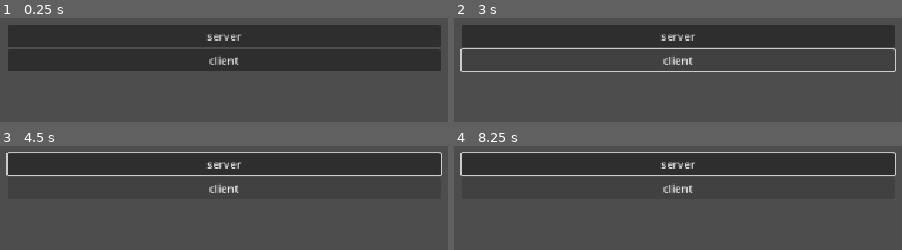
Above: before the commit, frames 1-4 (two rows, left to right).
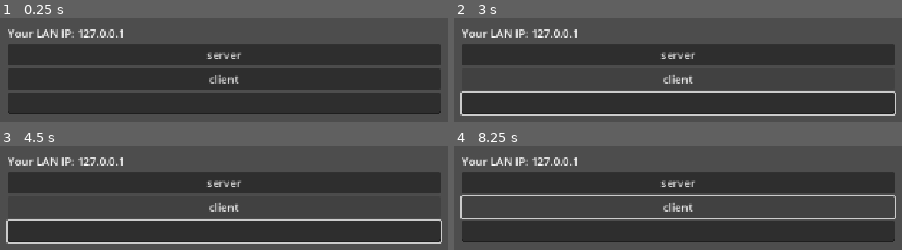
Above: after the commit, the same moments.

Repository: Hieu-379-iiiiii/2d-multi-player
Game: Godot game, scene res://scenes/main.tscn
Two runs of this game, one before a commit and one after it. Both use one fixed random seed, a clock stepped at 60 frames per second and the inputs below.
Inputs:
- Up to frame 1 (0.25 s): no input
- Up to frame 2 (3 s): click "server" at 0.5 s; click "client" at 1.25 s; tap Enter at 2 s; hold Right (ui_right) 2.03-2.78 s; tap Space at 2.75 s; hold Down (ui_down) from 2.78 s (still down)
- Up to frame 3 (4.5 s): tap Enter at 3.5 s; release Down (ui_down) at 3.53 s; hold Right (ui_right) 3.53-4.28 s; tap Space at 4.25 s; hold Up (ui_up) from 4.28 s (still down)
- Up to frame 4 (8.25 s): release Up (ui_up) at 5.03 s; hold Left (ui_left) 5.03-6.53 s; hold Down (ui_down) 6.53-7.28 s; tap Enter at 7.25 s; hold Right (ui_right) 7.28-8.03 s; tap Space at 8 s; hold Up (ui_up) from 8.03 s (still down)

The runs differ from the first frame. In frame 1, 60% of the frame differs, in the area x 1-99%, y 6-93%; in frame 2, 45%; in frame 3, 44%; in frame 4, 42%.

Commit message:
change from server style to hosting style

Diff:
--- a/scenes/UI.tscn
+++ b/scenes/UI.tscn
@@ -18,6 +18,9 @@
 offset_right = 920.0
 offset_bottom = 529.0
 
+[node name="IPLable" type="Label" parent="VBoxContainer" unique_id=1149225868]
+layout_mode = 2
+
 [node name="server" type="Button" parent="VBoxContainer" unique_id=124443422]
 layout_mode = 2
 text = "server"
@@ -26,5 +29,8 @@
 layout_mode = 2
 text = "client"
 
+[node name="IPLineEdit" type="LineEdit" parent="VBoxContainer" unique_id=69307931]
+layout_mode = 2
+
 [connection signal="pressed" from="VBoxContainer/server" to="." method="_on_server_pressed"]
 [connection signal="pressed" from="VBoxContainer/client" to="." method="_on_client_pressed"]
--- a/scenes/player.tscn
+++ b/scenes/player.tscn
@@ -15,3 +15,5 @@
 
 [node name="CollisionShape2D" type="CollisionShape2D" parent="." unique_id=719745100]
 shape = SubResource("RectangleShape2D_o6rod")
+
+[node name="Camera2D" type="Camera2D" parent="." unique_id=1332453427]
--- a/scripts/network_handler.gd
+++ b/scripts/network_handler.gd
@@ -1,85 +1,116 @@
 extends Node
 
-# server signal
+# server signals
 signal on_peer_connected(peer_id: int)
 signal on_peer_disconnected(peer_id: int)
 signal on_server_packet(peer_id: int , data: PackedByteArray)
-
 
 # client signals
 signal on_connected_to_server()
 signal on_disconnected_from_server()
 signal on_client_packet(data: PackedByteArray)
-#server var
+
+# server var
 var available_peer_ids: Array = range(255, -1, -1)
 var client_peers: Dictionary[int, ENetPacketPeer]
-#client var
+var connection: ENetConnection # Server host connection
+
+# client var
+var client_connection: ENetConnection # Used if client or hosting-as-client
 var server_peer: ENetPacketPeer
 
-#General var
-var connection: ENetConnection
+# General var
 var is_server: bool = false
+var is_host: bool = false
 
 func _process(delta: float) -> void:
-	if (connection == null): return
-	handle_events()
+	if connection != null:
+		handle_server_events()
+	if client_connection != null and not is_server:
+		handle_client_events()
+	elif is_host and client_connection != null:
+		handle_client_events()
 
-func handle_events() -> void:
+func handle_server_events() -> void:
 	var packet_event: Array = connection.service()
+	if packet_event.is_empty(): return
+	var event_type: ENetConnection.EventType = packet_event[0]
 
-	# Keep looping as long as service() returns an event
-	while not packet_event.is_empty():
-		var event_type: ENetConnection.EventType = packet_event[0]
-
-		if event_type == ENetConnection.EVENT_NONE:
-			break
-
+	while(event_type != ENetConnection.EVENT_NONE):
 		var peer: ENetPacketPeer = packet_event[1]
 
 		match event_type:
 			ENetConnection.EVENT_ERROR:
-				push_warning("Package got unknown error")
+				push_warning("Server socket error")
 				return
+			ENetConnection.EVENT_CONNECT:
+				peer_connected(peer)
+			ENetConnection.EVENT_DISCONNECT:
+				peer_disconnected(peer)
+			ENetConnection.EVENT_RECEIVE:
+				on_server_packet.emit(peer.get_meta("id"), peer.get_packet())
 
+		packet_event = connection.service()
+		if packet_event.is_empty(): break
+		event_type = packet_event[0]
+
+func handle_client_events() -> void:
+	var packet_event: Array = client_connection.service()
+	if packet_event.is_empty(): return
+	var event_type: ENetConnection.EventType = packet_event[0]
+
+	while(event_type != ENetConnection.EVENT_NONE):
+		var peer: ENetPacketPeer = packet_event[1]
+
+		match event_type:
+			ENetConnection.EVENT_ERROR:
+				push_warning("Client socket error")
+				return
 			ENetConnection.EVENT_CONNECT:
-				if (is_server):
-					peer_connected(peer)
-				else:
-					connected_to_server()
+				print("Connected to server successfully")
+				on_connected_to_server.emit()
+			ENetConnection.EVENT_DISCONNECT:
+				disconnected_to_server()
+				return
+			ENetConnection.EVENT_RECEIVE:
+				on_client_packet.emit(peer.get_packet())
 
-			ENetConnection.EVENT_DISCONNECT:
-				if (is_server):
-					peer_disconnected(peer)
-				else:
-					disconnected_to_server()
-					return
+		packet_event = client_connection.service()
+		if packet_event.is_empty(): break
+		event_type = packet_event[0]
 
-			ENetConnection.EVENT_RECEIVE:
-				if (is_server):
-					on_server_packet.emit(peer.get_meta("id"), peer.get_packet())
-				else:
-					on_client_packet.emit(peer.get_packet())
+func get_local_ip() -> String:
+	for ip in IP.get_local_addresses():
+		if ip.begins_with("192.168.") or ip.begins_with("10.") or ip.begins_with("172."):
+			if not ip.contains(":"): # make sure it IPv4, abit limited but i'll take it
+				return ip
+	return "127.0.0.1"
 
-		# Fetch the next event in the queue before the loop repeats
-		packet_event = connection.service()
+func start_server(ip_address: String = "0.0.0.0", port: int = 42869) -> void:
+	is_server = true
+	is_host = true
 
-func start_server(ip_address: String = "127.0.0.1", port: int = 42869) -> void:
+	# host bound (0.0.0.0) for LAN access
 	connection = ENetConnection.new()
 	var error: Error = connection.create_host_bound(ip_address, port)
 	if (error):
-		print("Server failed", error_string(error))
+		print("Server failed: ", error_string(error))
 		connection = null
 		return
 
-	print("server started")
-	is_server = true
+	print("Server started on port ", port)
+
+	# connect the host as a client to itself
+	client_connection = ENetConnection.new()
+	client_connection.create_host(1)
+	server_peer = client_connection.connect_to_host("127.0.0.1", port)
 
 func peer_connected(peer: ENetPacketPeer) -> void:
 	var peer_id: int = available_peer_ids.pop_back()
 	peer.set_meta("id", peer_id)
 	client_peers[peer_id] = peer
 
-	print("peer conntected with id:", peer_id)
+	print("Peer connected with ID: ", peer_id)
 	on_peer_connected.emit(peer_id)
 
 func peer_disconnected(peer: ENetPacketPeer) -> void:
@@ -87,29 +118,33 @@
 	available_peer_ids.push_back(peer_id)
 	client_peers.erase(peer_id)
 
-	print("disconnected: ", peer_id)
+	print("Peer disconnected: ", peer_id)
 	on_peer_disconnected.emit(peer_id)
 
 func start_client(ip_address: String = "127.0.0.1", port: int = 42869) -> void:
-	connection = ENetConnection.new()
-	var error: Error = connection.create_host(1)
+	is_server = false
+	is_host = false
+
+	client_connection = ENetConnection.new()
+	var error: Error = client_connection.create_host(1)
 	if (error):
-		print("Client failed", error_string(error))
-		connection = null
+		print("Client failed: ", error_string(error))
+		client_connection = null
 		return
 
-	print("client started")
-	server_peer = connection.connect_to_host(ip_address, port)
+	print("Connecting to server at ", ip_address, "...")
+	server_peer = client_connection.connect_to_host(ip_address, port)
 
 func disconnect_client() -> void:
-	if (is_server): return
-	server_peer.peer_disconnect()
+	if is_server: return
+	if client_connection and server_peer:
+		server_peer.peer_disconnect()
+		client_connection = null
 
 func connected_to_server() -> void:
-	print("connect to server done")
 	on_connected_to_server.emit()
 
 func disconnected_to_server() -> void:
-	print("disconnected from server")
+	print("Disconnected from server")
 	on_disconnected_from_server.emit()
-	connection = null
+	client_connection = null
--- a/scripts/player.gd
+++ b/scripts/player.gd
@@ -5,7 +5,8 @@
 
 var owner_id: int
 var is_authority: bool:
-	get:return !NetworkHandler.is_server && owner_id == ClientNetworkGlobal.id
+	get:
+		return owner_id == ClientNetworkGlobal.id
 
 func _enter_tree() -> void:
 	ServerNetworkGlobal.handle_player_position.connect(server_handle_player_position)
--- a/scripts/player_spawner.gd
+++ b/scripts/player_spawner.gd
@@ -2,13 +2,15 @@
 const PLAYER = preload("res://scenes/player.tscn")
 
 func _ready() -> void:
-	NetworkHandler.on_peer_connected.connect(spawn_player)
-	ClientNetworkGlobal.handle_local_id_assignment.connect(spawn_player)
-	ClientNetworkGlobal.handle_remote_id_assignment.connect(spawn_player)
+	if NetworkHandler.is_server:
+		NetworkHandler.on_peer_connected.connect(spawn_player)
+	else:
+		ClientNetworkGlobal.handle_local_id_assignment.connect(spawn_player)
+		ClientNetworkGlobal.handle_remote_id_assignment.connect(spawn_player)
 
 func spawn_player(id: int) -> void:
 	var player = PLAYER.instantiate()
 	player.owner_id = id
 	player.name = str(id)
 
-	call_deferred("add_child",  player)
+	call_deferred("add_child", player)
--- a/scripts/ui.gd
+++ b/scripts/ui.gd
@@ -1,10 +1,18 @@
 extends Control
 
+@onready var ip_label: Label = $VBoxContainer/IPLable
+@onready var ip_line_edit: LineEdit = $VBoxContainer/IPLineEdit
 
+func _ready() -> void:
+	ip_label.text = "Your LAN IP: " + NetworkHandler.get_local_ip()
 
 func _on_server_pressed() -> void:
 	NetworkHandler.start_server()
 
+func _on_client_pressed() -> void:
+	var target_ip = ip_line_edit.text.strip_edges()
 
-func _on_client_pressed() -> void:
-	NetworkHandler.start_client()
+	if target_ip.is_empty():
+		target_ip = "127.0.0.1"
+
+	NetworkHandler.start_client(target_ip)
